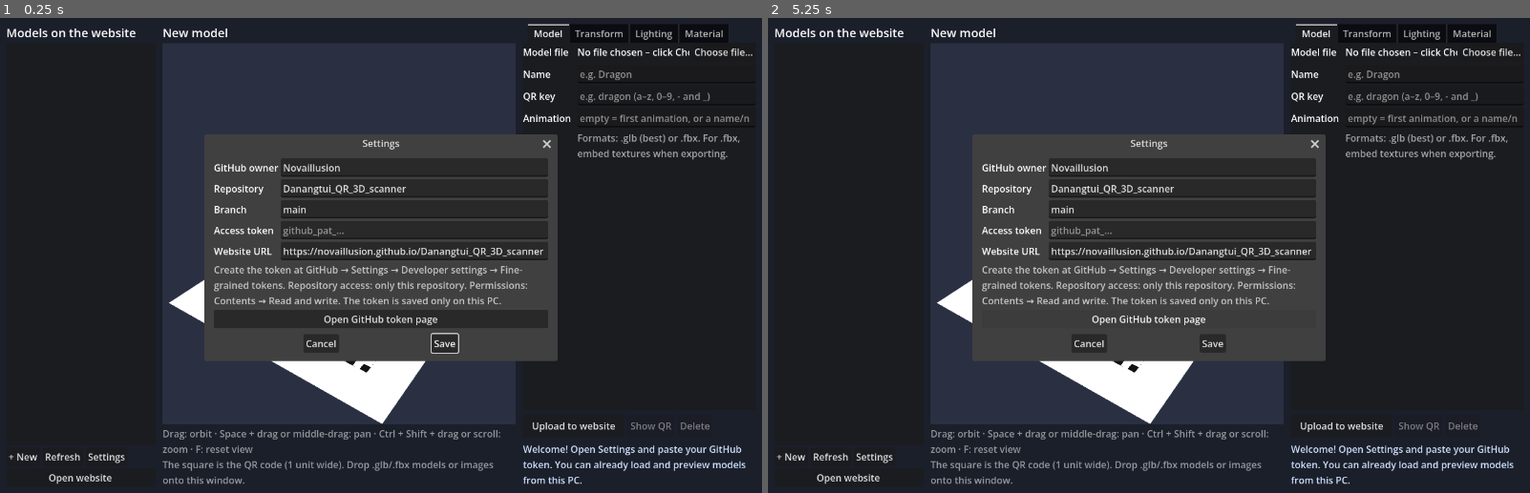
Above: before the commit, frames 1-2 (left to right).
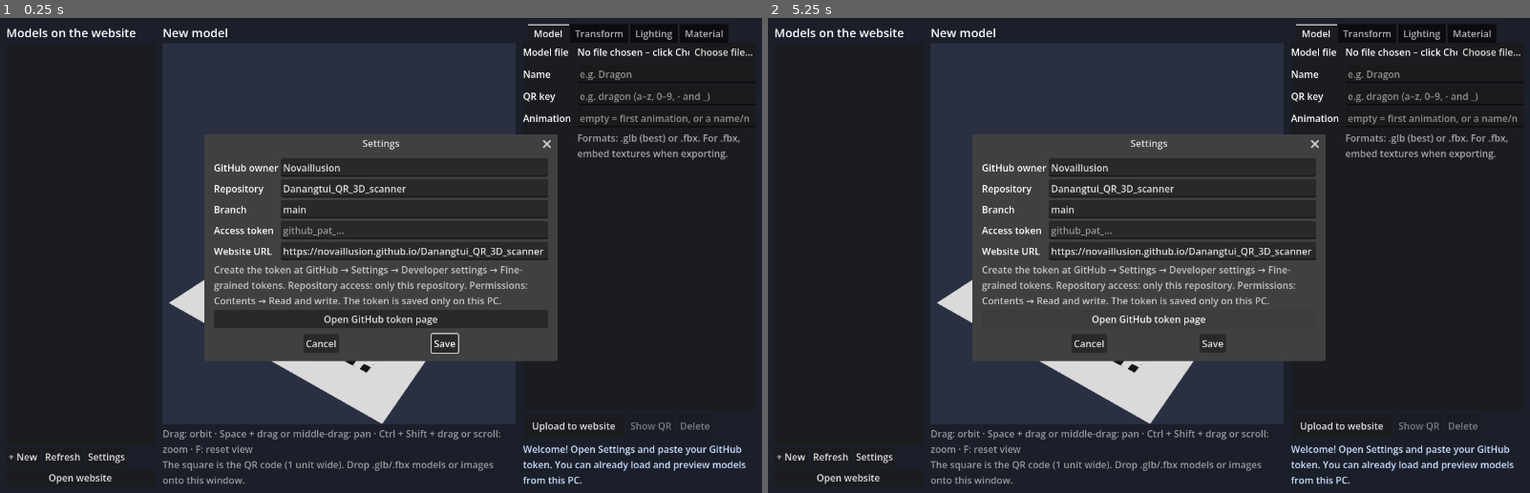
Above: after the commit, the same moments.

Repository: Novaillusion/Danangtui_QR_3D_scanner
Game: Godot game, scene res://main.tscn
The game is run twice, just before and just after one commit, with the same random seed, the same clock (stepped at 60 frames per second) and the same inputs.
Inputs (mouse positions are in pixels of both pictures, inside the frame that each line leads up to):
- Up to frame 1 (0.25 s): no input
- Up to frame 2 (5.25 s): click (1430, 75) at 0.52 s; type "12" at 0.6 s; click (1430, 94) at 0.75 s; type "12" at 0.83 s; click (1430, 117) at 0.98 s; type "Alex" at 1.07 s; click "+ New" at 1.25 s; click "+ New" at 2 s; click "Refresh" at 2.75 s; click "Open website" at 3.5 s; click "Choose file…" at 4.25 s; click "Open GitHub token page" at 5 s

The runs differ from the first frame. In frame 1, 1.5% of the frame differs, in the area x 22-56%, y 55-86%; in frame 2, 1.5%.

Commit message:
Brighter, matching lighting between phone AR and the uploader preview
Website: studio environment (RoomEnvironment) for reflections and soft fill light,
lighter hemisphere ground colour, AgX tone mapping, per-model 'environment' strength.
Uploader preview: same AgX tone mapping, neutral reflection sky, light conversion
fixed (three.js lights are divided by pi), new 'Reflections' slider.

Co-Authored-By: Claude Opus 5.5 <noreply@anthropic.com>
Claude-Session: https://claude.ai/code/session_01MxisDbyfkwi7xRi8y5j1mm

Diff:
--- a/godot-uploader/main.gd
+++ b/godot-uploader/main.gd
@@ -18,7 +18,7 @@
 ## Same defaults as the website (index.html → DEFAULT_LIGHTING).
 const DEFAULT_LIGHTING := {
 	"ambient": 1.6, "ambientColor": "#ffffff", "sun": 2.2, "sunColor": "#ffffff",
-	"sunAzimuth": 26.6, "sunElevation": 53.3, "exposure": 1.0, "shadow": 0.55,
+	"sunAzimuth": 26.6, "sunElevation": 53.3, "exposure": 1.0, "shadow": 0.55, "environment": 0.6,
 }
 
 var gh: GitHubClient
@@ -73,6 +73,7 @@
 var env: Environment
 var sun: DirectionalLight3D
 var shadow_mat: StandardMaterial3D
+var sky_mat: ProceduralSkyMaterial
 var pivot: Node3D
 var cam: Camera3D
 var wrap: Node3D            # user transform (same as the website's wrap group)
@@ -296,6 +297,7 @@
 	light_ui["sunAzimuth"] = _num(grid, "Sun direction (°)", -180.0, 180.0, 1.0, 26.6, _on_lighting_changed)
 	light_ui["sunElevation"] = _num(grid, "Sun height (°)", 0.0, 90.0, 1.0, 53.3, _on_lighting_changed)
 	light_ui["exposure"] = _num(grid, "Exposure", 0.1, 4.0, 0.05, 1.0, _on_lighting_changed)
+	light_ui["environment"] = _num(grid, "Reflections", 0.0, 3.0, 0.05, 0.6, _on_lighting_changed)
 	light_ui["shadow"] = _num(grid, "Ground shadow", 0.0, 1.0, 0.05, 0.55, _on_lighting_changed)
 	grid.add_child(Control.new())
 	grid.add_child(_button("Reset lighting", _reset_lighting))
@@ -824,9 +826,13 @@
 	var L := _lighting_values()
 	# The website uses a hemisphere light + a sun; these factors give a similar look in Godot.
 	env.ambient_light_color = Color(str(L["ambientColor"]))
-	env.ambient_light_energy = float(L["ambient"]) * 0.55
+	# three.js divides light by π for diffuse surfaces; Godot doesn't, hence the 1/PI factors.
+	# The studio environment adds roughly 0.8 of extra all-round light per unit of "Reflections".
+	var env_amount := float(L.get("environment", 0.6))
+	env.ambient_light_energy = float(L["ambient"]) / PI + env_amount * 0.8
+	sky_mat.energy_multiplier = env_amount
 	sun.light_color = Color(str(L["sunColor"]))
-	sun.light_energy = float(L["sun"]) * 0.64
+	sun.light_energy = float(L["sun"]) / PI
 	var az := deg_to_rad(float(L["sunAzimuth"]))
 	var el := deg_to_rad(float(L["sunElevation"]))
 	var dir := Vector3(sin(az) * cos(el), sin(el), cos(az) * cos(el))
@@ -1304,7 +1310,17 @@
 	env.background_mode = Environment.BG_COLOR
 	env.background_color = Color("2a3042")
 	env.ambient_light_source = Environment.AMBIENT_SOURCE_COLOR
-	env.tonemap_mode = Environment.TONE_MAPPER_ACES
+	env.tonemap_mode = Environment.TONE_MAPPER_AGX   # same as the website
+	# neutral "studio" sky used only for reflections, like the website's RoomEnvironment
+	sky_mat = ProceduralSkyMaterial.new()
+	sky_mat.sky_top_color = Color(0.92, 0.92, 0.92)
+	sky_mat.sky_horizon_color = Color(0.78, 0.78, 0.8)
+	sky_mat.ground_horizon_color = Color(0.6, 0.6, 0.62)
+	sky_mat.ground_bottom_color = Color(0.35, 0.35, 0.36)
+	var sky := Sky.new()
+	sky.sky_material = sky_mat
+	env.sky = sky
+	env.reflected_light_source = Environment.REFLECTION_SOURCE_SKY
 	env_node.environment = env
 	viewport.add_child(env_node)
 
